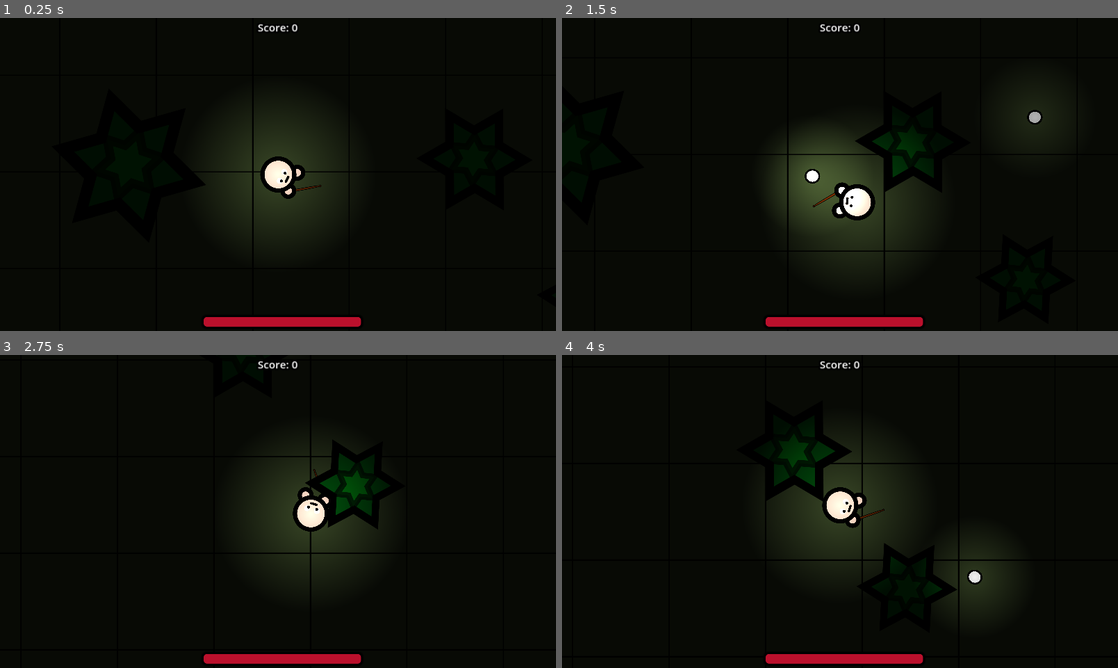
Above: before the commit, frames 1-4 (two rows, left to right).
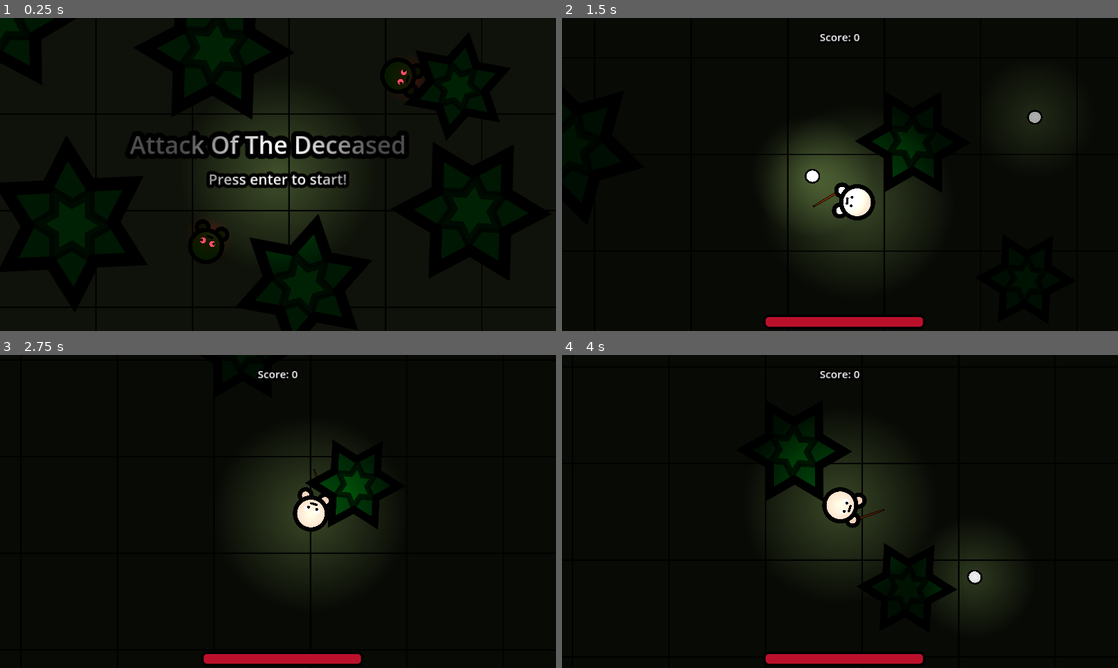
Above: after the commit, the same moments.

Repository: Honzoraptor31415/AttackOfTheDeceased
Game: Godot game, scene res://scenes/menu.tscn
Same seed, same stepped clock (60 frames per second), same inputs: the game is played once before the commit and once after it. Before the commit the project starts from res://scenes/main.tscn.
Inputs (mouse positions are in pixels of both pictures, inside the frame that each line leads up to):
- Up to frame 1 (0.25 s): no input
- Up to frame 2 (1.5 s): tap Enter (menu_enter, bound only after the commit) at 0.5 s; move the mouse to (962, 158) at 0.52 s; press the mouse at (962, 158) at 0.53 s; hold Right (right) 0.53-1.28 s; move the mouse to (728, 190) at 1.27 s; release the mouse at (728, 190) at 1.28 s; hold Down (down) from 1.28 s (still down); click (728, 190) at 1.35 s
- Up to frame 3 (2.75 s): move the mouse to (333, 442) at 2.02 s; release Down (down) at 2.03 s; press the mouse at (333, 442) at 2.03 s; hold Right (right) from 2.03 s (still down)
- Up to frame 4 (4 s): move the mouse to (812, 574) at 2.77 s; release Right (right) at 2.78 s; release the mouse at (812, 574) at 2.78 s; hold Up (up) 2.78-3.53 s; click (812, 574) at 2.85 s; move the mouse to (1006, 558) at 3.52 s; press the mouse at (1006, 558) at 3.53 s; hold Left (left) from 3.53 s (still down)

The runs differ from the first frame. In frame 1, 5.9% of the frame differs, in the area x 10-89%, y 2-99%; in frame 2, 0.2%; in frame 3, 0.2%; in frame 4, 0.2%.

Commit message:
Added a menu screen and did some more

Diff:
--- a/project.godot
+++ b/project.godot
@@ -11,7 +11,7 @@
 [application]
 
 config/name="Attack of the deceased"
-run/main_scene="res://scenes/main.tscn"
+run/main_scene="res://scenes/menu.tscn"
 config/features=PackedStringArray("4.1", "GL Compatibility")
 
 [display]
@@ -50,6 +50,12 @@
 "events": [Object(InputEventMouseButton,"resource_local_to_scene":false,"resource_name":"","device":-1,"window_id":0,"a …(258 unchanged characters)…
 ]
 }
+menu_enter={
+"deadzone": 0.5,
+"events": [Object(InputEventKey,"resource_local_to_scene":false,"resource_name":"","device":-1,"window_id":0,"alt_pressed":false,"shift_pressed":false,"ctrl_pressed":false,"meta_pressed":false,"pressed":false,"keycode":0,"physical_keycode":4194309,"key_label":0,"unicode":0,"echo":false,"script":null)
+, Object(InputEventMouseButton,"resource_local_to_scene":false,"resource_name":"","device":-1,"window_id":0,"alt_pressed":false,"shift_pressed":false,"ctrl_pressed":false,"meta_pressed":false,"button_mask":1,"position":Vector2(324, 28),"global_position":Vector2(331, 103),"factor":1.0,"button_index":1,"canceled":false,"pressed":true,"double_click":false,"script":null)
+]
+}
 
 [rendering]
 
--- /dev/null
+++ b/scenes/menu.tscn
@@ -0,0 +1,134 @@
+[gd_scene load_steps=10 format=3 uid="uid://chykjop622lu0"]
+
+[ext_resource type="Texture2D" uid="uid://tviuqfuewo6q" path="res://assets/dirt-ground.png" id="1_jefa5"]
+[ext_resource type="Script" path="res://scripts/menu.gd" id="1_n7l6x"]
+[ext_resource type="PackedScene" uid="uid://gr71mncd48k0" path="res://scenes/zombie.tscn" id="2_j4urd"]
+[ext_resource type="PackedScene" uid="uid://bo6xbwcwjxm1f" path="res://scenes/tree.tscn" id="3_f57c3"]
+[ext_resource type="Texture2D" uid="uid://bia3q7c7simcm" path="res://assets/light-texture.webp" id="4_ea471"]
+
+[sub_resource type="TileSetAtlasSource" id="TileSetAtlasSource_0xmg6"]
+texture = ExtResource("1_jefa5")
+texture_region_size = Vector2i(200, 200)
+0:0/0 = 0
+
+[sub_resource type="TileSet" id="TileSet_fpjf2"]
+tile_size = Vector2i(200, 200)
+sources/0 = SubResource("TileSetAtlasSource_0xmg6")
+
+[sub_resource type="RectangleShape2D" id="RectangleShape2D_7endj"]
+size = Vector2(1163, 90)
+
+[sub_resource type="RectangleShape2D" id="RectangleShape2D_uj1bk"]
+size = Vector2(837.5, 90)
+
+[node name="Menu" type="Node2D"]
+script = ExtResource("1_n7l6x")
+
+[node name="Camera2D" type="Camera2D" parent="."]
+anchor_mode = 0
+
+[node name="CanvasModulate" type="CanvasModulate" parent="."]
+color = Color(0.301961, 0.301961, 0.301961, 1)
+
+[node name="TileMap" type="TileMap" parent="."]
+tile_set = SubResource("TileSet_fpjf2")
+format = 2
+layer_0/tile_data = PackedInt32Array(0, 0, 0, 1, 0, 0, 2, 0, 0, 3, 0, 0, 4, 0, 0, 5, 0, 0, 65541, 0, 0, 131077, 0, 0, 131076, 0, 0, 196612, 0, 0, 196613, 0, 0, 196611, 0, 0, 196610, 0, 0, 196609, 0, 0, 196608, 0, 0, 262143, 0, 0, 196607, 0, 0, 131071, 0, 0, 65535, 0, 0, -1, 0, 0, -65536, 0, 0, -65535, 0, 0, -65534, 0, 0, -65533, 0, 0, -65532, 0, 0, -65531, 0, 0, 65540, 0, 0, 65539, 0, 0, 65538, 0, 0, 65537, 0, 0, 65536, 0, 0, 131072, 0, 0, 131073, 0, 0, 131074, 0, 0, 131075, 0, 0)
+
+[node name="Zombie" parent="." instance=ExtResource("2_j4urd")]
+position = Vector2(760, 98)
+
+[node name="Zombie2" parent="." instance=ExtResource("2_j4urd")]
+position = Vector2(402, 536)
+
+[node name="Trees" type="Node2D" parent="."]
+
+[node name="Tree" parent="Trees" instance=ExtResource("3_f57c3")]
+
+[node name="Tree2" parent="Trees" instance=ExtResource("3_f57c3")]
+position = Vector2(147, 427)
+rotation = -1.59698
+scale = Vector2(1.1, 1.1)
+
+[node name="Tree3" parent="Trees" instance=ExtResource("3_f57c3")]
+position = Vector2(977, 400)
+rotation = -3.08923
+
+[node name="Tree6" parent="Trees" instance=ExtResource("3_f57c3")]
+position = Vector2(444, 66)
+rotation = -3.08923
+
+[node name="Tree4" parent="Trees" instance=ExtResource("3_f57c3")]
+position = Vector2(948, 142)
+rotation = -0.308923
+scale = Vector2(0.7, 0.7)
+
+[node name="Tree5" parent="Trees" instance=ExtResource("3_f57c3")]
+position = Vector2(629, 551)
+rotation = -0.308923
+scale = Vector2(0.9, 0.9)
+
+[node name="Camera2D2" type="Camera2D" parent="."]
+anchor_mode = 0
+
+[node name="PointLight2D" type="PointLight2D" parent="."]
+position = Vector2(577, 326)
+scale = Vector2(1.6, 1.6)
+texture = ExtResource("4_ea471")
+
+[node name="CenterContainer" type="CenterContainer" parent="."]
+clip_contents = true
+offset_right = 1152.0
+offset_bottom = 648.0
+
+[node name="Texts" type="Node2D" parent="CenterContainer"]
+
+[node name="Label" type="Label" parent="CenterContainer/Texts"]
+offset_left = 269.0
+offset_top = 227.0
+offset_right = 843.0
+offset_bottom = 299.0
+theme_override_colors/font_outline_color = Color(0, 0, 0, 1)
+theme_override_constants/outline_size = 40
+theme_override_font_sizes/font_size = 50
+text = "Attack Of The Deceased"
+
+[node name="Label2" type="Label" parent="CenterContainer/Texts"]
+offset_left = 432.0
+offset_top = 312.0
+offset_right = 719.0
+offset_bottom = 357.0
+theme_override_colors/font_outline_color = Color(0, 0, 0, 1)
+theme_override_constants/outline_size = 27
+theme_override_font_sizes/font_size = 30
+text = "Press enter to start!"
+
+[node name="Walls" type="Node2D" parent="."]
+
+[node name="StaticBody2D" type="StaticBody2D" parent="Walls"]
+
+[node name="CollisionShape2D" type="CollisionShape2D" parent="Walls/StaticBody2D"]
+position = Vector2(571.5, -42)
+shape = SubResource("RectangleShape2D_7endj")
+
+[node name="StaticBody2D2" type="StaticBody2D" parent="Walls"]
+
+[node name="CollisionShape2D" type="CollisionShape2D" parent="Walls/StaticBody2D2"]
+position = Vector2(578, 694)
+shape = SubResource("RectangleShape2D_7endj")
+
+[node name="StaticBody2D3" type="StaticBody2D" parent="Walls"]
+position = Vector2(0, 56)
+
+[node name="CollisionShape2D" type="CollisionShape2D" parent="Walls/StaticBody2D3"]
+position = Vector2(1196, 269.25)
+rotation = 1.5708
+shape = SubResource("RectangleShape2D_uj1bk")
+
+[node name="StaticBody2D4" type="StaticBody2D" parent="Walls"]
+position = Vector2(-1220, 58)
+
+[node name="CollisionShape2D" type="CollisionShape2D" parent="Walls/StaticBody2D4"]
+position = Vector2(1196, 269.25)
+rotation = 1.5708
+shape = SubResource("RectangleShape2D_uj1bk")
--- a/scenes/ui.tscn
+++ b/scenes/ui.tscn
@@ -35,7 +35,7 @@
 [node name="CenterContainer" type="CenterContainer" parent="."]
 light_mask = 16
 offset_right = 1152.0
-offset_bottom = 40.0
+offset_bottom = 79.0
 
 [node name="Label" type="Label" parent="CenterContainer"]
 light_mask = 16
@@ -59,4 +59,5 @@
 theme = SubResource("Theme_ag1rg")
 theme_override_styles/background = SubResource("StyleBoxFlat_0nmo7")
 theme_override_styles/fill = SubResource("StyleBoxFlat_mugyw")
+value = 100.0
 show_percentage = false
--- a/scenes/you_lose.tscn
+++ b/scenes/you_lose.tscn
@@ -1,18 +1,19 @@
-[gd_scene load_steps=9 format=3 uid="uid://vf8wi1t4tyr5"]
+[gd_scene load_steps=10 format=3 uid="uid://vf8wi1t4tyr5"]
 
+[ext_resource type="Script" path="res://scripts/you_lose.gd" id="1_k84xx"]
 [ext_resource type="Texture2D" uid="uid://tviuqfuewo6q" path="res://assets/dirt-ground.png" id="1_sa70n"]
 [ext_resource type="PackedScene" uid="uid://gr71mncd48k0" path="res://scenes/zombie.tscn" id="2_oi3k6"]
 [ext_resource type="PackedScene" uid="uid://bo6xbwcwjxm1f" path="res://scenes/tree.tscn" id="2_r3euf"]
 [ext_resource type="Texture2D" uid="uid://bia3q7c7simcm" path="res://assets/light-texture.webp" id="4_x17su"]
 
-[sub_resource type="TileSetAtlasSource" id="TileSetAtlasSource_0xmg6"]
+[sub_resource type="TileSetAtlasSource" id="TileSetAtlasSource_mr1oa"]
 texture = ExtResource("1_sa70n")
 texture_region_size = Vector2i(200, 200)
 0:0/0 = 0
 
 [sub_resource type="TileSet" id="TileSet_gjoc3"]
 tile_size = Vector2i(200, 200)
-sources/0 = SubResource("TileSetAtlasSource_0xmg6")
+sources/1 = SubResource("TileSetAtlasSource_mr1oa")
 
 [sub_resource type="RectangleShape2D" id="RectangleShape2D_8qf8f"]
 size = Vector2(1163, 90)
@@ -21,17 +22,21 @@
 size = Vector2(837.5, 90)
 
 [node name="YouLoseScreen" type="Node2D"]
+script = ExtResource("1_k84xx")
 
 [node name="CanvasModulate" type="CanvasModulate" parent="."]
-color = Color(0.4, 0.4, 0.4, 1)
+color = Color(0.301961, 0.301961, 0.301961, 1)
 
 [node name="TileMap" type="TileMap" parent="."]
 tile_set = SubResource("TileSet_gjoc3")
 format = 2
-layer_0/tile_data = PackedInt32Array(0, 0, 0, 1, 0, 0, 2, 0, 0, 3, 0, 0, 4, 0, 0, 5, 0, 0, 65541, 0, 0, 131077, 0, 0, 131076, 0, 0, 196612, 0, 0, 196613, 0, 0, 196611, 0, 0, 196610, 0, 0, 196609, 0, 0, 196608, 0, 0, 262143, 0, 0, 196607, 0, 0, 131071, 0, 0, 65535, 0, 0, -1, 0, 0, -65536, 0, 0, -65535, 0, 0, -65534, 0, 0, -65533, 0, 0, -65532, 0, 0, -65531, 0, 0, 65540, 0, 0, 65539, 0, 0, 65538, 0, 0, 65537, 0, 0, 65536, 0, 0, 131072, 0, 0, 131073, 0, 0, 131074, 0, 0, 131075, 0, 0)
+layer_0/tile_data = PackedInt32Array(0, 1, 0, 1, 1, 0, 2, 1, 0, 3, 1, 0, 4, 1, 0, 5, 1, 0, 65541, 1, 0, 131077, 1, 0, 131076, 1, 0, 196612, 1, 0, 196613, 1, 0, 196611, 1, 0, 196610, 1, 0, 196609, 1, 0, 196608, 1, 0, 262143, 1, 0, 196607, 1, 0, 131071, 1, 0, 65535, 1, 0, -1, 1, 0, -65536, 1, 0, -65535, 1, 0, -65534, 1, 0, -65533, 1, 0, -65532, 1, 0, -65531, 1, 0, 65540, 1, 0, 65539, 1, 0, 65538, 1, 0, 65537, 1, 0, 65536, 1, 0, 131072, 1, 0, 131073, 1, 0, 131074, 1, 0, 131075, 1, 0)
 
 [node name="Zombie" parent="." instance=ExtResource("2_oi3k6")]
 position = Vector2(555, 304)
+
+[node name="Zombie2" parent="." instance=ExtResource("2_oi3k6")]
+position = Vector2(157, 135)
 
 [node name="Trees" type="Node2D" parent="."]
 
@@ -63,27 +68,17 @@
 [node name="Camera2D" type="Camera2D" parent="."]
 anchor_mode = 0
 
+[node name="PointLight2D" type="PointLight2D" parent="."]
+position = Vector2(577, 326)
+scale = Vector2(1.6, 1.6)
+texture = ExtResource("4_x17su")
+
 [node name="CenterContainer" type="CenterContainer" parent="."]
 clip_contents = true
 offset_right = 1152.0
 offset_bottom = 648.0
 
-[node name="PointLight2D" type="PointLight2D" parent="CenterContainer"]
-position = Vector2(577, 326)
-scale = Vector2(1.6, 1.6)
-texture = ExtResource("4_x17su")
-
 [node name="Texts" type="Node2D" parent="CenterContainer"]
-
-[node name="Label2" type="Label" parent="CenterContainer/Texts"]
-offset_left = 432.0
-offset_top = 312.0
-offset_right = 719.0
-offset_bottom = 357.0
-theme_override_colors/font_outline_color = Color(0, 0, 0, 1)
-theme_override_constants/outline_size = 27
-theme_override_font_sizes/font_size = 30
-text = "A zombie killed you."
 
 [node name="Label" type="Label" parent="CenterContainer/Texts"]
 offset_left = 467.0
@@ -94,6 +89,16 @@
 theme_override_constants/outline_size = 40
 theme_override_font_sizes/font_size = 50
 text = "You lose!"
+
+[node name="Label2" type="Label" parent="CenterContainer/Texts"]
+offset_left = 415.0
+offset_top = 312.0
+offset_right = 721.0
+offset_bottom = 357.0
+theme_override_colors/font_outline_color = Color(0, 0, 0, 1)
+theme_override_constants/outline_size = 27
+theme_override_font_sizes/font_size = 30
+text = "Press enter for menu"
 
 [node name="Walls" type="Node2D" parent="."]
 
--- /dev/null
+++ b/scripts/menu.gd
@@ -0,0 +1,9 @@
+extends Node2D
+
+func _input(event):
+	if event.is_action_pressed("menu_enter"):
+		get_tree().change_scene_to_file("res://scenes/main.tscn")
+
+
+func _physics_process(_delta):
+	$PointLight2D.position = get_global_mouse_position()
--- /dev/null
+++ b/scripts/you_lose.gd
@@ -0,0 +1,9 @@
+extends Node2D
+
+func _input(event):
+	if event.is_action_pressed("menu_enter"):
+		get_tree().change_scene_to_file("res://scenes/menu.tscn")
+
+
+func _physics_process(_delta):
+	$PointLight2D.position = get_global_mouse_position()
